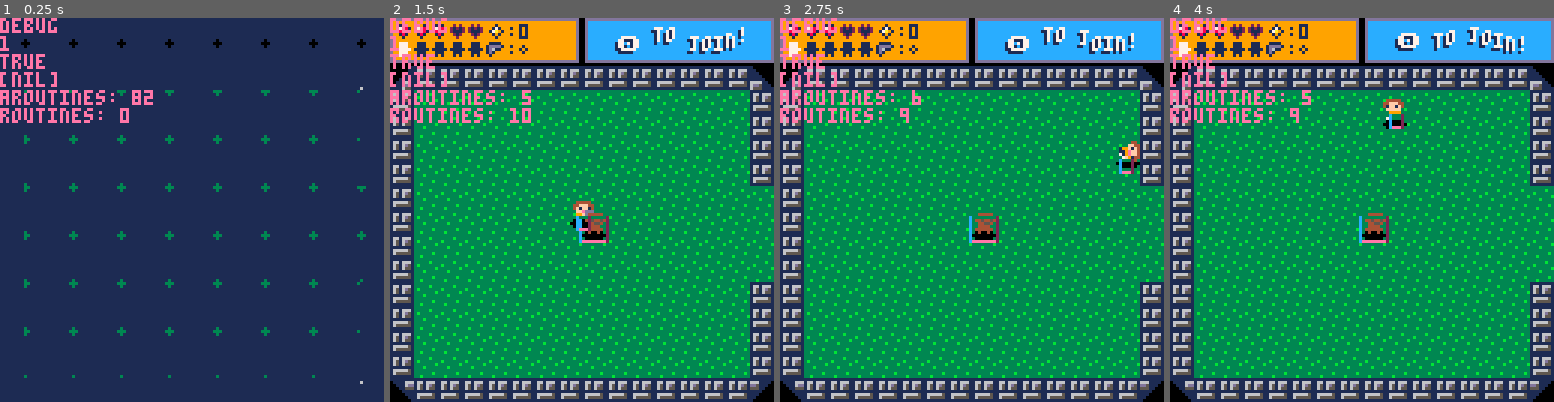
Above: before the commit, frames 1-4 (left to right).
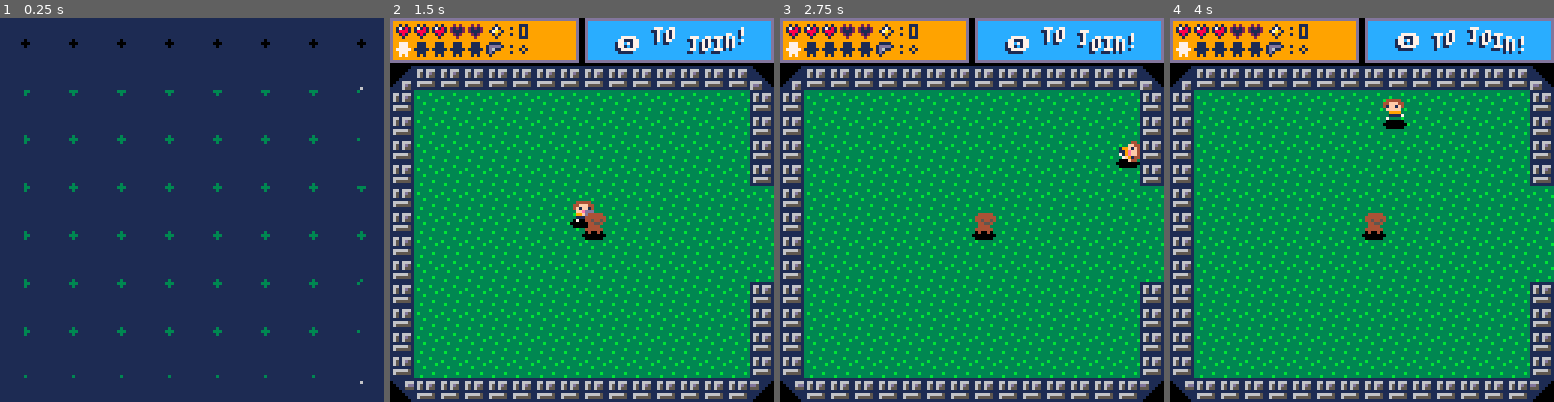
Above: after the commit, the same moments.

Repository: Zerk4112/cutemup
Game: PICO-8 cartridge cutemup.p8
Same seed, same stepped clock (60 frames per second), same inputs: the game is played once before the commit and once after it.
Inputs:
- Up to frame 1 (0.25 s): no input
- Up to frame 2 (1.5 s): tap X (X key) at 0.33, 1.07 s; tap O (Z key) at 0.7 s
- Up to frame 3 (2.75 s): hold Right 1.6-2.1 s; tap O (Z key) at 1.7, 2.1, 2.5 s; tap X (X key) at 1.85 s; hold Up 2.15-2.42 s; hold Right from 2.47 s (still down)
- Up to frame 4 (4 s): tap O (Z key) at 2.9, 3.3, 3.7 s; tap X (X key) at 2.97 s; release Right at 3.03 s; hold Left 3.08-3.58 s; hold Down 3.63-3.97 s

The runs differ from the first frame. In frame 1, 2.1% of the frame differs, in the area x 0-40%, y 0-28%; in frame 2, 2.3%, in the area x 0-58%, y 0-59%; in frame 3, 2.3%; in frame 4, 2.3%.

Commit message:
Create Better Blood Splatter Stuff List - Modicum of Effort Notes

Diff:
--- a/cutemup.p8
+++ b/cutemup.p8
@@ -7,7 +7,8 @@
 -- game loop
 
 function _init()
-	debug = true
+	gravity_x,gravity_y=0,0.1
+	debug = false
 	mchunks = {}
 	printh('~~~~~~~~PROG INIT~~~~~~')
 	menuitem(1,"toggle debug", function() debug = not debug end)
@@ -18,6 +19,7 @@
 	drigs = {}
 	routines={}
 	entities={}
+	particles={}
 	cament = create_ent({}, -1, {x=0,y=0,w=4,h=4}, _mot, _coll_box)
 	del(drigs, cament.draw_rig)
 	del(entities, cament)
@@ -37,6 +39,8 @@
     cls()
 	if (current_scene~=nil and current_scene.draw~=nil) current_scene:draw()
 	local o = {}
+	manage_routines(particles)
+
 	if not cament.moving then
 		local ordered={}
 		for obj in all(entities) do
@@ -182,9 +186,14 @@
 						sfx(4)
 						add(collided, e)
 						if (#collided>_e.stats.pierce) clean_ent(b)
-						blood_splatter(bx,by,a)
+						for k = 1,8 do
+							create_particle(e.pos.x+e.pos.w/2,e.pos.y+e.pos.h/2,randbi(0,1),a+rnd(0.125)-rnd(0.125),randbi(20,35),randbi(120,360),randbi(4,24),{8}, update_gravity_particle)
+						end
 					elseif not vintab(e, collided) then
 						clean_ent(e)
+						for k = 1,64 do
+							create_particle(e.pos.x+e.pos.w/2,e.pos.y+e.pos.h/2,randbi(0,1),rnd(1)-rnd(0.5),20,randbi(60,360),randbi(2,24),{8}, update_gravity_particle)
+						end
 						e.act=false
 						clean_ent(b)
 						sfx(1)
@@ -542,7 +551,7 @@
 		p.spawner = create_timer(function()
 			local x,y=p.pos.x,p.pos.y
 			if not ent_off_cam(p) and p.act then
-				for i=0,300 do
+				for i=0,200 do
 					yield()
 				end
 				local a=p.mot.ang
@@ -763,44 +772,67 @@
     return (tx-ox)/frames-(gx*frames)/2,(ty-oy)/frames-(gy*frames)/2
 end
 
-function blood_splatter(_x,_y,_a)
-	local c=8
-	for a=-0.100,0.100,0.050 do
-		local j = randbi(-10,2)
-		if (1+j==3) c=14
-		px_particle(_x,_y, _a+a,randbi(12,24),60,c)
-	end
-end
-function px_particle(_x,_y,_a,_s,_l,_c)
-	local p = create_ent({}, -10, {
-		x=_x, --x
-		y=_y, --y,
-		w=1,
-		h=1
-	})
-	local s=_s or 16
-	p.mot.drg=1
-	local tx,ty = _x+cos(_a+1)*s, _y+sin(_a+1)*s
-	local l = _l or 60
-	p.mot.dx,p.mot.dy=ballisticlaunchspeed(_x,_y, tx,ty, 0,0.005, l/s)
-	local pal = _pal or {7}
-	p.behavior = create_timer(function()
-		for f=0,l/s do
-			p.mot.dy+=0.005
-			-- move_entity(p)
-			p.pos.x+=p.mot.dx
-			p.pos.y+=p.mot.dy
-			pset(p.pos.x,p.pos.y,_c)
+function getposfromang(a,_d)
+	local d = _d or 1
+	return cos(a)*d, sin(a)*d
+end
+
+function blood_splatter(p)
+
+
+end
+
+
+function update_gravity_particle(p)
+	p.x+=p.dx
+	p.y+=p.dy
+	p.dx+=gravity_x
+	p.dy+=gravity_y
+end
+
+function update_dumb_particle(p)
+	p.x+=p.dx
+	p.y+=p.dy
+end
+
+function init_particle()
+end
+
+function create_particle(_x,_y,_r,_a,_tt,_lt,_s,_pal, _rtn)
+	local traveltime=0
+	local tt = _tt or 30 + randbi(0,60)
+	printh(_r)
+	local p = {
+		x=_x,
+		y=_y,
+		r=_r or 0,
+		s=_s or 1,
+		a=_a,
+		tt=tt,
+		lt=_lt or 0,
+		pal = _pal or {7},
+		pi=1,
+		update = _rtn or update_dumb_particle
+	}
+	local tx,ty = _x+cos(_a)*_s,_y+sin(_a)*_s
+	p.dx,p.dy = ballisticlaunchspeed(_x,_y,tx,ty,gravity_x,gravity_y,_tt)
+	local np = create_timer(function()
+
+		repeat
+		-- while lifetime~=p.l do
+			circfill(p.x,p.y,p.r,p.pal[p.pi])
+			p:update(p)
+			traveltime+=1
 			yield()
-		end
-		for f=0,l/2+randbi(20,40) do
-			pset(p.pos.x,p.pos.y,_c)
+		-- end
+		until traveltime==p.tt
+		for lt=0,p.lt do
+			circfill(p.x,p.y,p.r,p.pal[p.pi])
 			yield()
 		end
-		clean_ent(p)
+		del(particles, np)
 	end,1)
-	add(aroutines, p.behavior)
-	return p
+	add(particles, np)
 end
 
 function spawn_effect(_e)
@@ -926,6 +958,7 @@
             del(aroutines, routine)
 			del(routines, routine)
 			del(drigs, routine)
+			del(particles, routine)
 		end
 	end
 end
